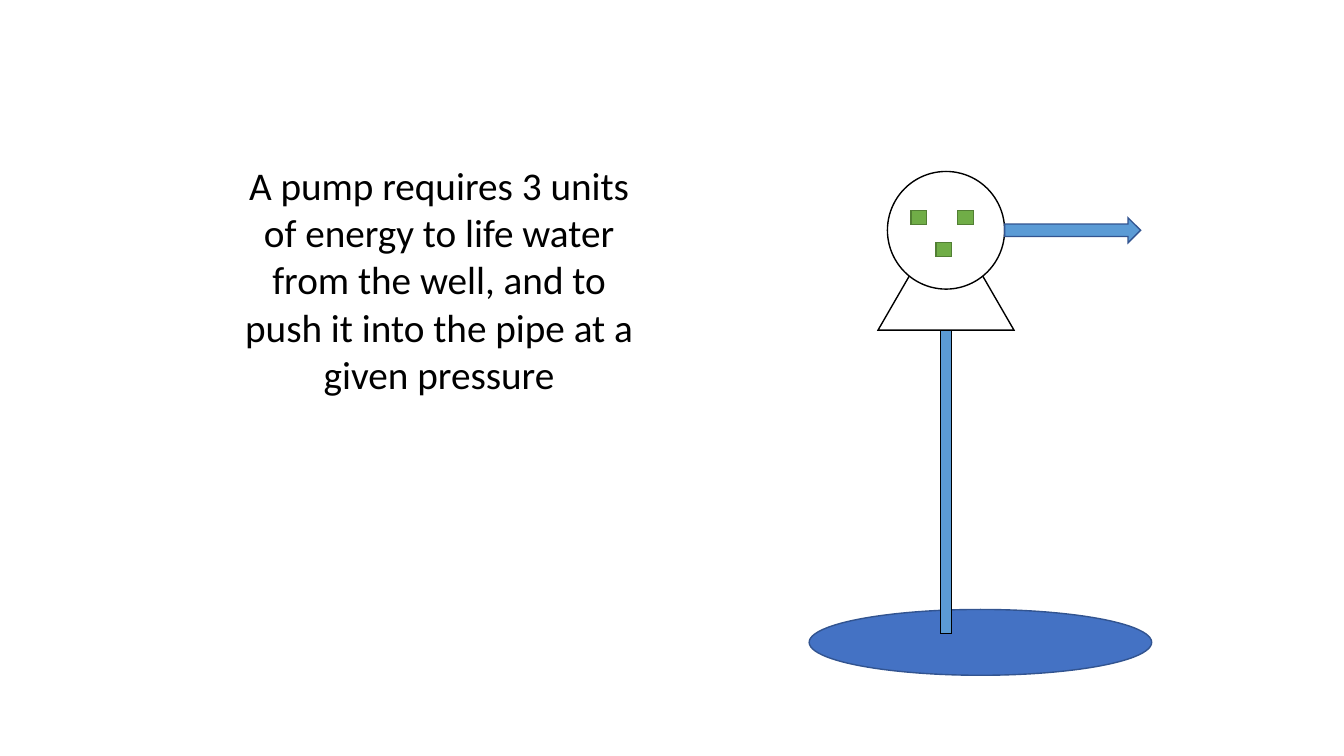
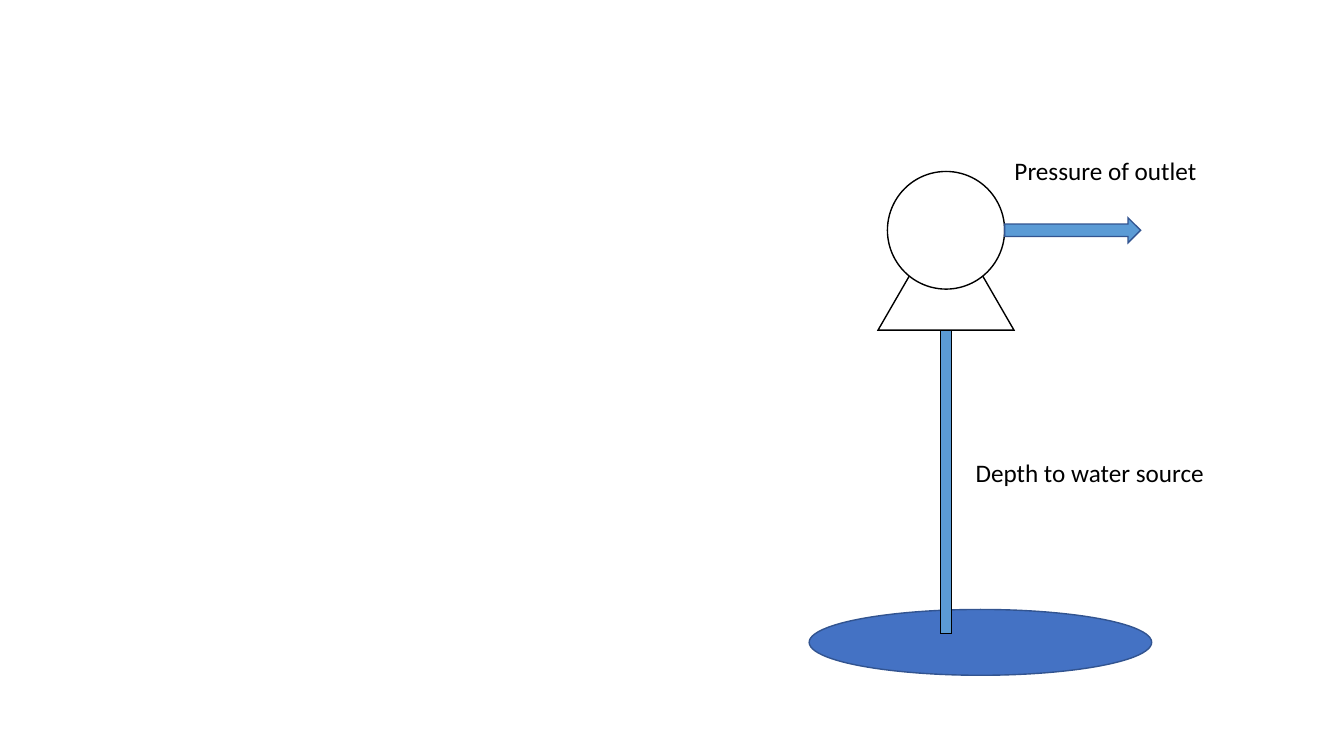
Before and after one commit to vanichols/alfalfa, a slide deck: slide 1 of docs/energy-source-visual.pptx. Drawn at 1344x756 pixels with LibreOffice and Linux fonts; fonts in the diff are those of the drawing. Boxes give left, top, right and bottom in pixels: in the first picture for what was removed or moved away, otherwise in the second. Text is boxed around its words. In the diff, an @@ line names an element or a change of style, - is before the commit and + after.

Commit message:
update fuel manu energy

```diff
--- a/docs/energy-source-visual.pptx
+++ b/docs/energy-source-visual.pptx
@@ text removed at [245,173,633,396] @@
-A pump requires 3 units of energy to life water from the well, and to push it into the pipe at a given pressure
@@ text added at [1014,162,1196,181], 18 pt, text #000000 @@
+Pressure of outlet
@@ rectangle removed at [911,211,928,225] @@
@@ rectangle removed at [958,211,974,225] @@
@@ rectangle removed at [937,243,953,257] @@
@@ text added at [976,464,1204,486], 18 pt, text #000000 @@
+Depth to water source
```
Also in this commit, not shown: 2 other slides changed, 3 slides added, 24 other files.
